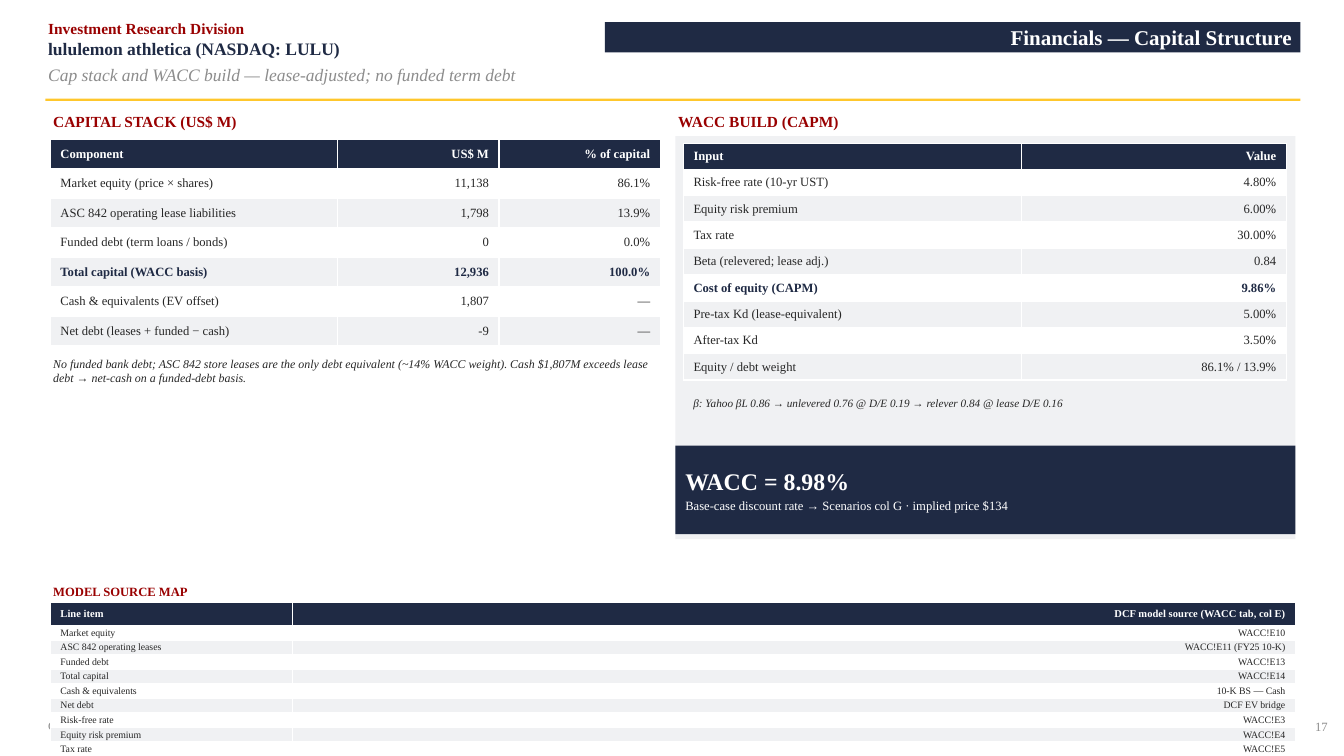
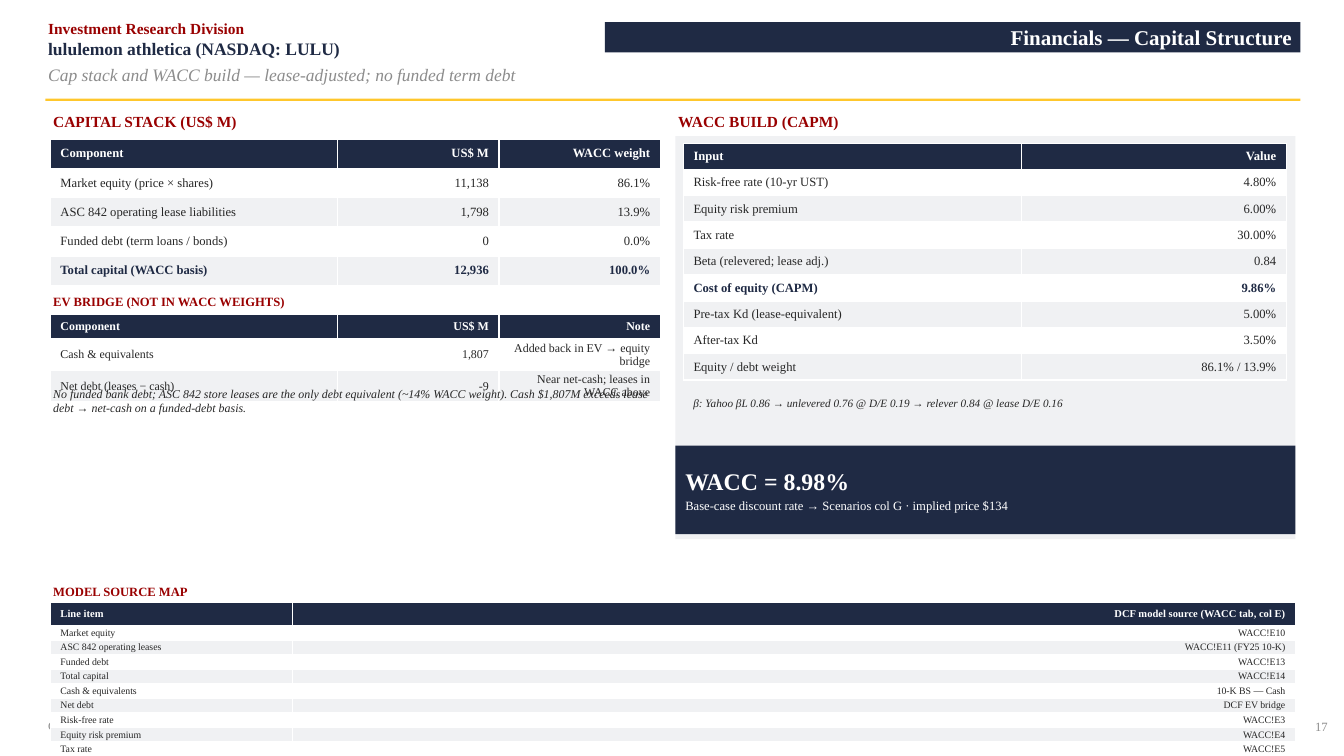
Before and after one commit to vengeanceaiUSC/RM, a slide deck: slide 18 of LULU/LULU_Investment_Pitch_Deck.pptx. Drawn at 1344x756 pixels with LibreOffice and Linux fonts; fonts in the diff are those of the drawing. Boxes give left, top, right and bottom in pixels: in the first picture for what was removed or moved away, otherwise in the second. Text is boxed around its words. In the diff, an @@ line names an element or a change of style, - is before the commit and + after.

```diff
--- a/LULU/LULU_Investment_Pitch_Deck.pptx
+++ b/LULU/LULU_Investment_Pitch_Deck.pptx
@@ table at (50,139,660,285) @@
-row 1, column 3: % of capital
+row 1, column 3: WACC weight
-row 6: Cash & equivalents (EV offset) | 1,807 | —
-row 7: Net debt (leases + funded − cash) | -9 | —
@@ text added at (53,297,284,309), 9 pt, text #990000, bold @@
+EV BRIDGE (NOT IN WACC WEIGHTS)
@@ table added at (50,315,660,403), 3 rows, 3 columns @@
+Component | US$ M | Note
+Cash & equivalents | 1,807 | Added back in EV → equity bridge
+Net debt (leases − cash) | -9 | Near net-cash; leases in WACC above
@@ text "No funded bank debt; ASC ...": place and size @@
-text "No funded bank debt; ASC ..." at (53,359,647,385)
+text "No funded bank debt; ASC ..." at (53,389,647,415)
```
Also in this commit, not shown: 1 other slide changed, 4 other files.
